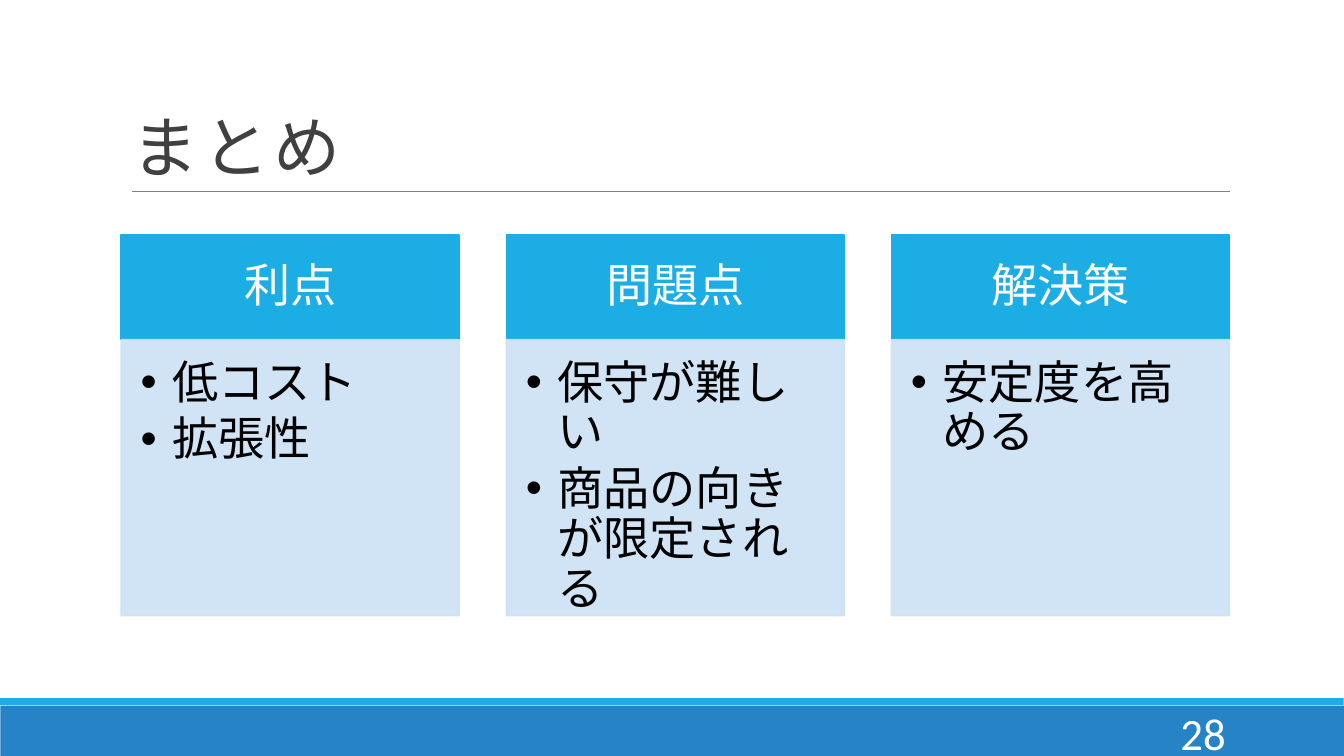
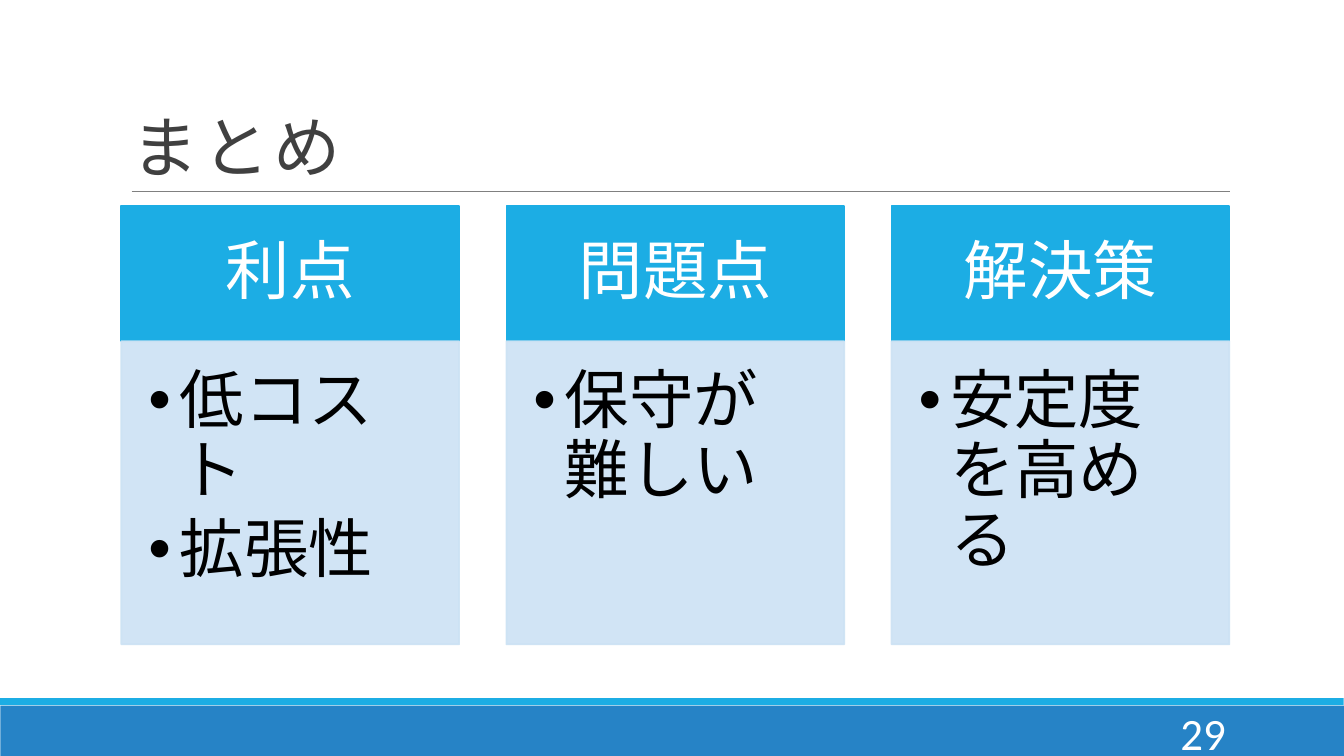
Before and after one commit to DJ956/YoloBarcodeReader, a slide deck: slide 30 of プレゼン/enpit.pptx (slide 29 before the commit). Drawn at 1344x756 pixels with LibreOffice and Linux fonts; fonts in the diff are those of the drawing. Boxes give left, top, right and bottom in pixels: in the first picture for what was removed or moved away, otherwise in the second. Text is boxed around its words. In the diff, an @@ line names an element or a change of style, - is before the commit and + after.

```diff
--- a/プレゼン/enpit.pptx
+++ b/プレゼン/enpit.pptx
@@ text "利点": place and size @@
-text "利点" at (244, 263, 336, 306)
+text "利点" at (226, 240, 355, 300)
@@ rectangle: place and size @@
-rectangle at (121, 235, 459, 340)
+rectangle at (121, 206, 459, 341)
@@ text "問題点": place and size @@
-text "問題点" at (606, 263, 745, 306)
+text "問題点" at (579, 240, 772, 300)
@@ rectangle: place and size @@
-rectangle at (506, 235, 844, 340)
+rectangle at (506, 206, 844, 341)
@@ text "解決策": place and size @@
-text "解決策" at (991, 263, 1130, 306)
+text "解決策" at (964, 239, 1157, 299)
@@ rectangle: place and size @@
-rectangle at (891, 235, 1229, 340)
+rectangle at (891, 206, 1229, 341)
@@ rectangle: place and size @@
-rectangle at (121, 340, 459, 616)
+rectangle at (121, 342, 459, 645)
@@ size 33 to 46 pt; more space between paragraphs in 6 elements at (180, 369, 373, 577), (950, 368, 1143, 566), (226, 240, 355, 300), (579, 240, 772, 300), (964, 239, 1157, 299), (565, 368, 758, 499) @@
@@ rectangle: place and size @@
-rectangle at (506, 340, 844, 616)
+rectangle at (506, 342, 844, 645)
@@ rectangle: place and size @@
-rectangle at (891, 340, 1229, 616)
+rectangle at (891, 342, 1229, 645)
@@ text at (557, 466, 788, 607): paragraph removed @@
-  •• 商品の向きが限定される
@@ page number at (1180, 721, 1225, 750): text changed @@
-28
+29
```
Also in this commit, not shown: 1 other slide changed.
